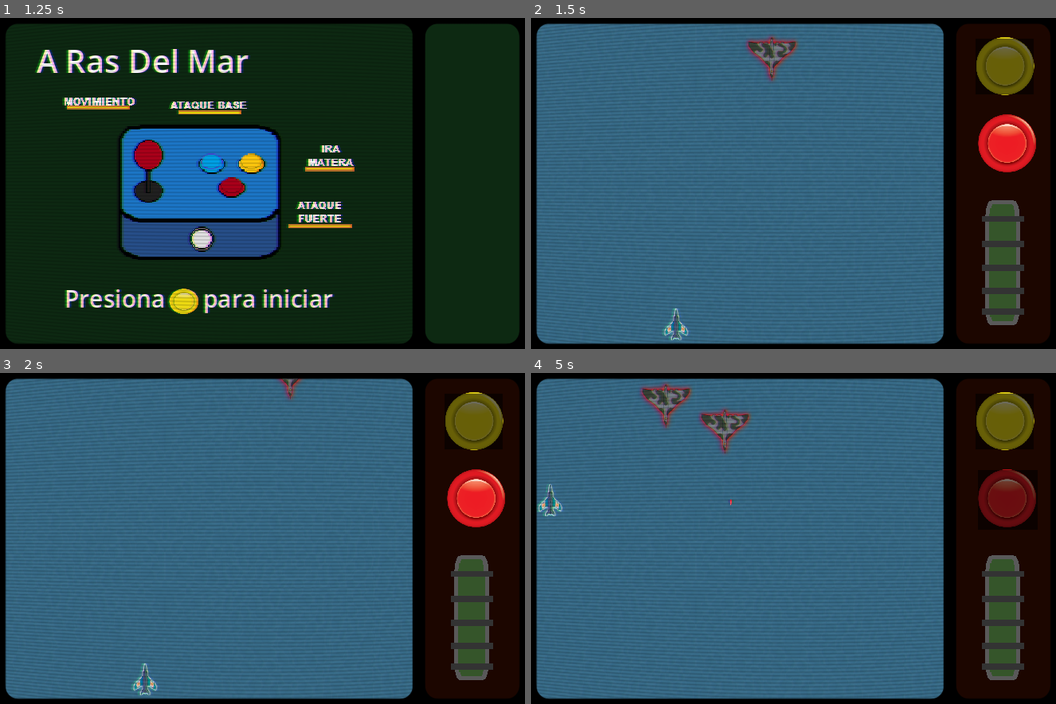
Above: before the commit, frames 1-4 (two rows, left to right).
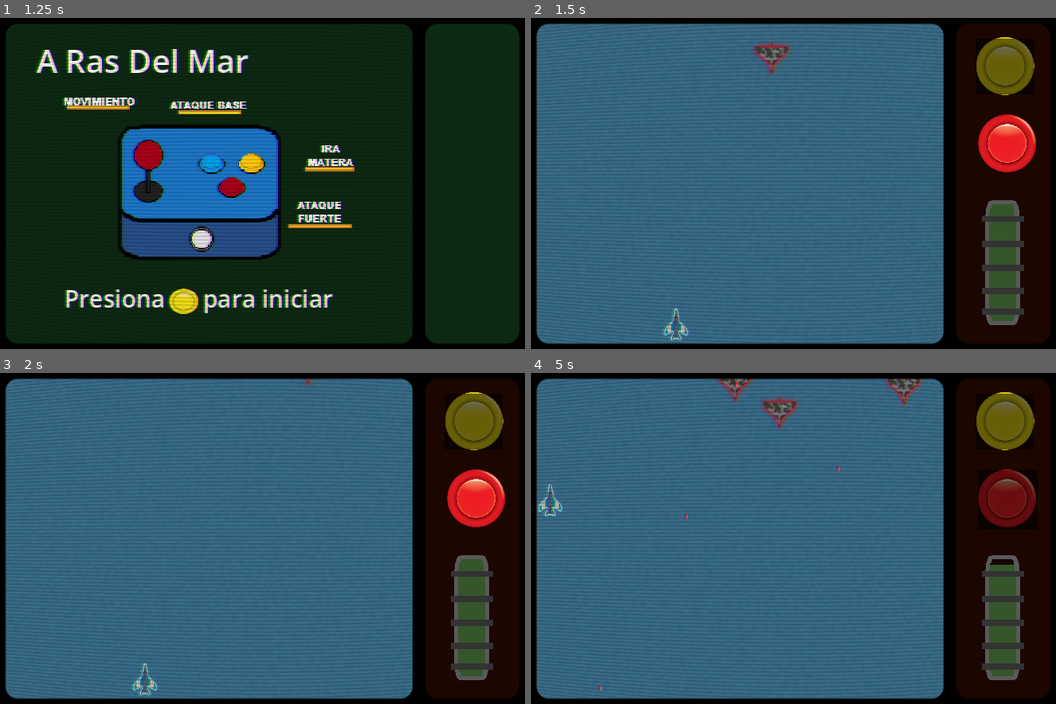
Above: after the commit, the same moments.

Repository: Nehemimosqueda520/a-ras-del-mar
Game: Godot game, scene res://Scenes/game.tscn
Two runs of this game, one before a commit and one after it. Both use one fixed random seed, a clock stepped at 60 frames per second and the inputs below.
Inputs:
- Up to frame 1 (1.25 s): hold D (Right) from 0.53 s (still down); tap R (Red) at 0.6 s
- Up to frame 2 (1.5 s): tap Enter at 1.25 s; release D (Right) at 1.28 s; hold S (Down) from 1.28 s (still down); tap Y (Yellow) at 1.35 s
- Up to frame 3 (2 s): keep holding S (Down)
- Up to frame 4 (5 s): release S (Down) at 2.03 s; hold D (Right) 2.03-2.78 s; tap one key every 0.75 s from 2.1 s: B (blue) R (Red) Y (Yellow) B (blue); hold W (Up) 2.78-3.53 s; hold A (Left) from 3.53 s (still down)

Frame 1 is identical in both runs. In frame 2, 0.6% of the frame differs, in the area x 40-51%, y 5-20%; in frame 3, 0.2%; in frame 4, 2.5%, in the area x 12-92%, y 1-97%.

Commit message:
update enemy spawner to make waves of enemys

Diff:
--- a/Scripts/enemy_spawner.gd
+++ b/Scripts/enemy_spawner.gd
@@ -6,27 +6,83 @@
 
 @onready var spawn_timer: Timer = $SpawnTimer
 
+
+var wave_timer: Timer
+
+
+var waves_config: Array = [
+	{"sequence": 1, "max_enemies": 7, "min_time": 0.3, "max_time": 1.0},
+	{"sequence": 2, "max_enemies": 5, "min_time": 2.0, "max_time": 3.0},
+	{"sequence": 0, "max_enemies": 3, "min_time": 2.0, "max_time": 3.0}
+]
+
+var current_wave_index: int = 0
+var current_max_enemies: int = 2
+
 func _ready() -> void:
 	spawn_timer.timeout.connect(_spawn_enemy)
+
+
+	wave_timer = Timer.new()
+	wave_timer.wait_time = 20.0
+	wave_timer.one_shot = false
+	wave_timer.timeout.connect(_on_wave_timer_timeout)
+	add_child(wave_timer)
+
+	_start_wave(0)
+	wave_timer.start()
 	_reset_timer()
 
 
+func _start_wave(wave_index: int) -> void:
+	if wave_index < waves_config.size():
+		current_wave_index = wave_index
+
+
+		Global.sequence = waves_config[wave_index]["sequence"]
+		current_max_enemies = waves_config[wave_index]["max_enemies"]
+		min_time = waves_config[wave_index]["min_time"]
+		max_time = waves_config[wave_index]["max_time"]
+
+		print("Iniciando Oleada ", wave_index + 1, " | Secuencia Global: ", Global.sequence, " | Máx Enemigos: ", current_max_enemies)
+	else:
+
+		_on_waves_completed()
+
+
+func _on_wave_timer_timeout() -> void:
+	_start_wave(current_wave_index + 1)
+
+
 func _reset_timer() -> void:
-	# Assign a random time for the next spawn
+
 	spawn_timer.wait_time = randf_range(min_time, max_time)
 	spawn_timer.start()
 
+
 func _spawn_enemy() -> void:
-	print("enemy spawned")
-	if enemy_scene:
-		var enemy = enemy_scene.instantiate()
+	var current_enemy_count: int = get_tree().get_nodes_in_group("enemies").size()
 
-		# Determine screen X limits (e.g., between 50px and 1100px)
-		var random_x = randf_range(50.0, 400.0)
+	if current_enemy_count < current_max_enemies:
+		print("Enemy spawned (Enemigos activos: ", current_enemy_count + 1, "/", current_max_enemies, ")")
+		if enemy_scene:
+			var enemy = enemy_scene.instantiate()
 
-		# Position above the screen on Y (outside the visible frame)
-		enemy.global_position = Vector2(random_x, 60)
+			enemy.add_to_group("enemies")
 
-		get_tree().current_scene.add_child(enemy)
+
+			var random_x = randf_range(50.0, 400.0)
+
+
+			enemy.global_position = Vector2(random_x, 60)
+
+			get_tree().current_scene.add_child(enemy)
+	else:
+		print("Límite de enemigos alcanzado en pantalla (", current_enemy_count, "/", current_max_enemies, "). Esperando...")
 
 	_reset_timer()
+
+
+func _on_waves_completed() -> void:
+	print("Ciclo completado. Reiniciando desde la Oleada 1...")
+	_start_wave(0)
